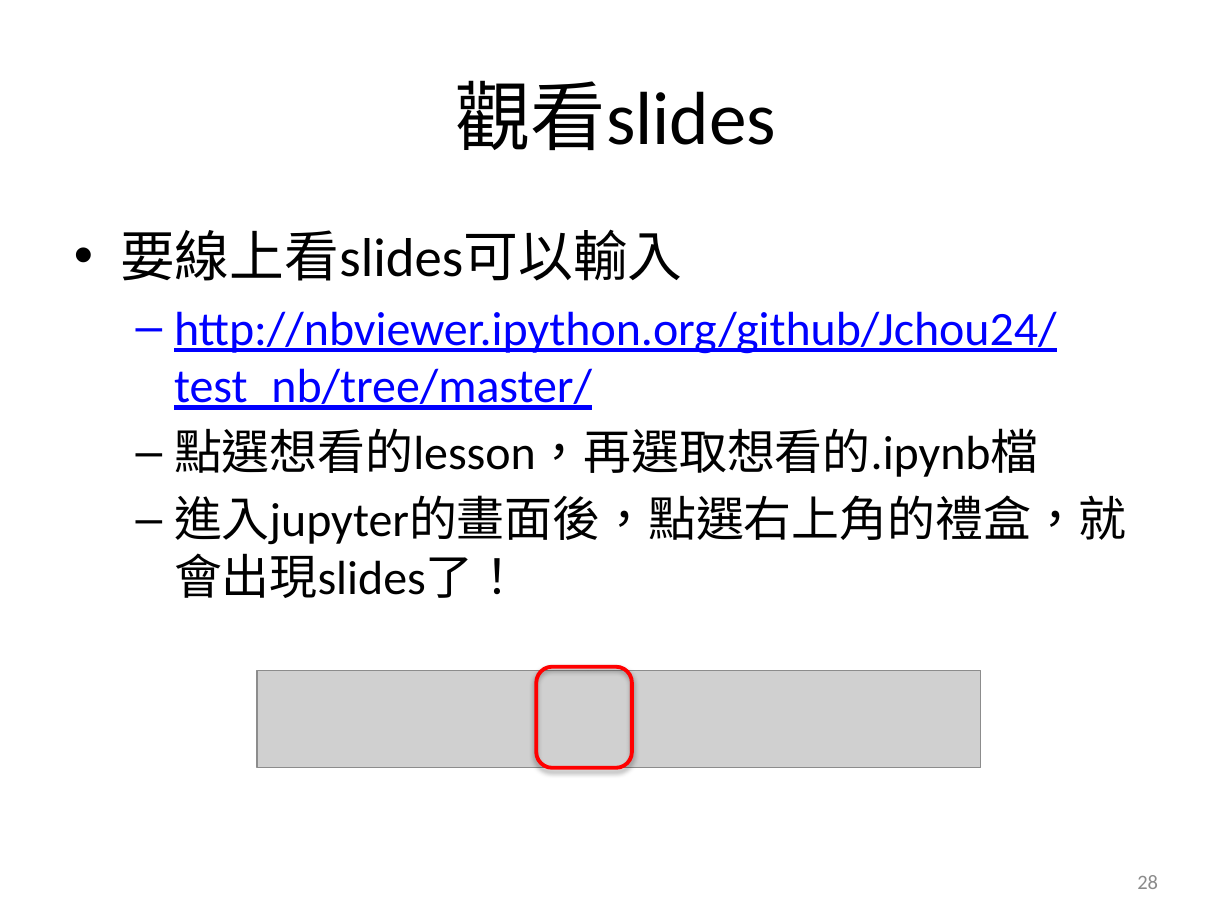
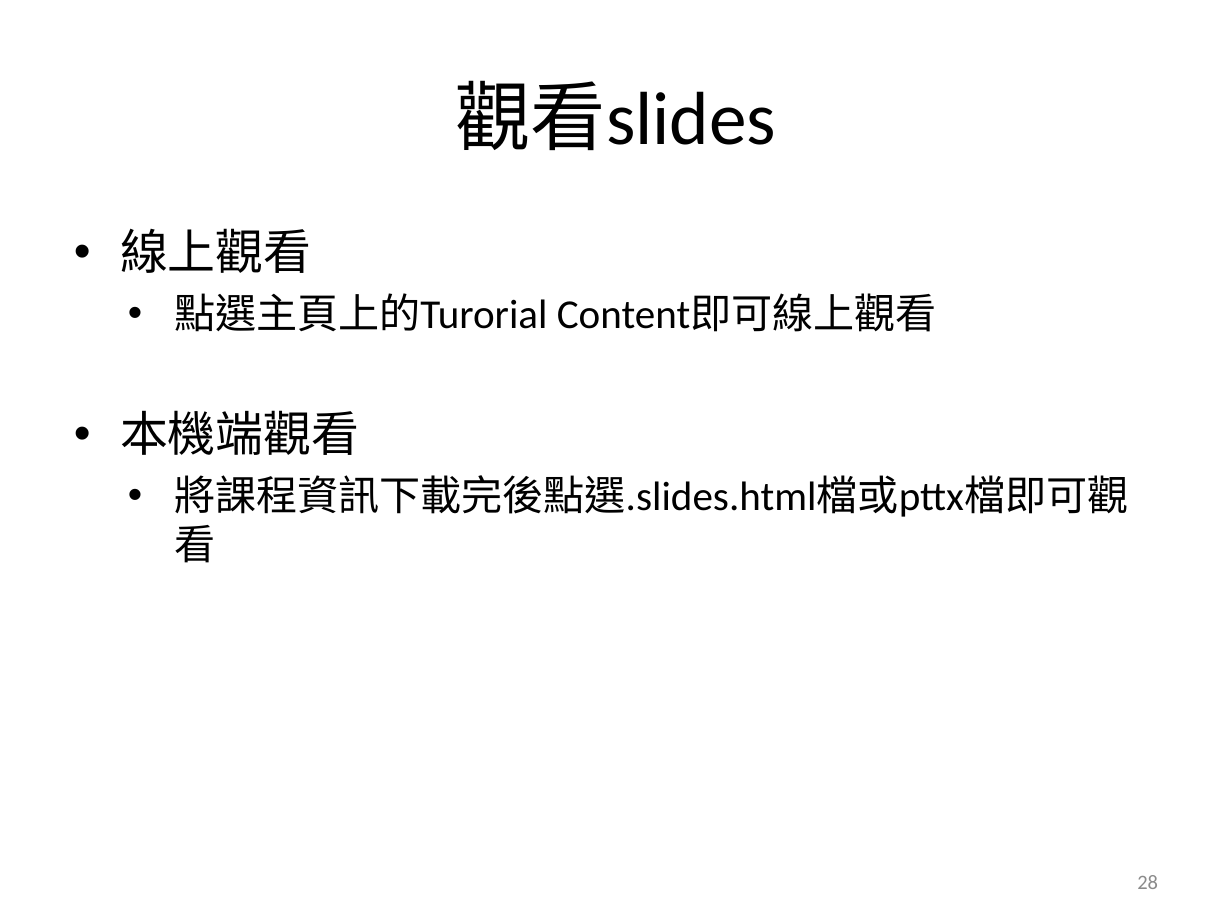
Before and after one commit to Jchou24/python_tutorial, a slide deck: slide 28 of lesson 0-Introduction/Introduction.pptx. Drawn at 1232x924 pixels with LibreOffice and Linux fonts; fonts in the diff are those of the drawing; grey boxes stand for pictures. Boxes give left, top, right and bottom in pixels: in the first picture for what was removed or moved away, otherwise in the second. Text is boxed around its words. In the diff, an @@ line names an element or a change of style, - is before the commit and + after.

Commit message:
update

```diff
--- a/lesson 0-Introduction/Introduction.pptx
+++ b/lesson 0-Introduction/Introduction.pptx
@@ text at [120,228,1128,517]: text changed; size 28 to 24 pt @@
-• 要線上看slides可以輸入
-  – http://nbviewer.ipython.org/github/Jchou24/test_nb/tree/master/
-  – 點選想看的lesson，再選取想看的.ipynb檔
-  – 進入jupyter的畫面後，點選右上角的禮盒，就會出現slides了！
+  • 線上觀看
+    • 點選主頁上的Turorial Content即可線上觀看
+  • 本機端觀看
+    • 將課程資訊下載完後點選.slides.html檔或pttx檔即可觀看
@@ picture removed at [257,670,982,768] @@
@@ rounded rectangle removed at [536,667,632,768] @@
```
